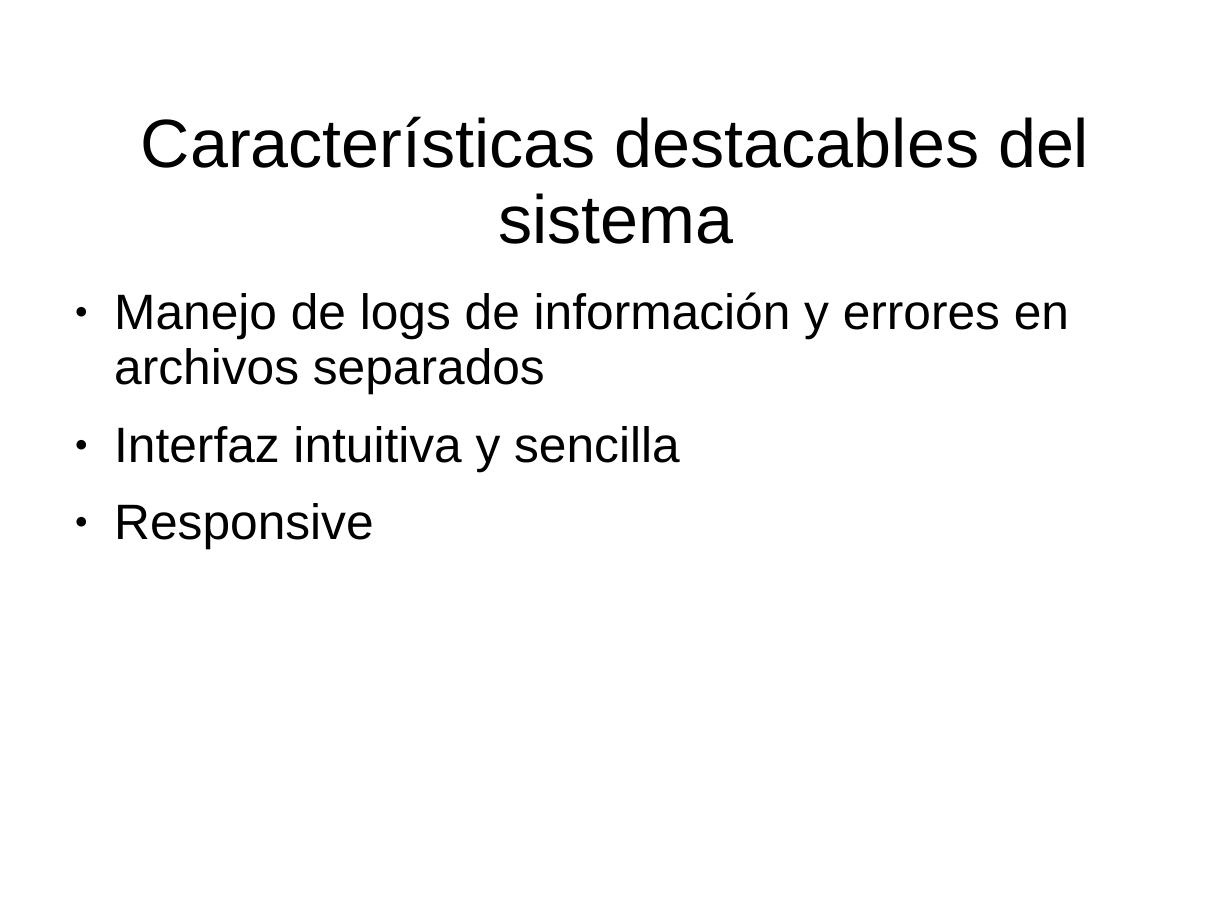
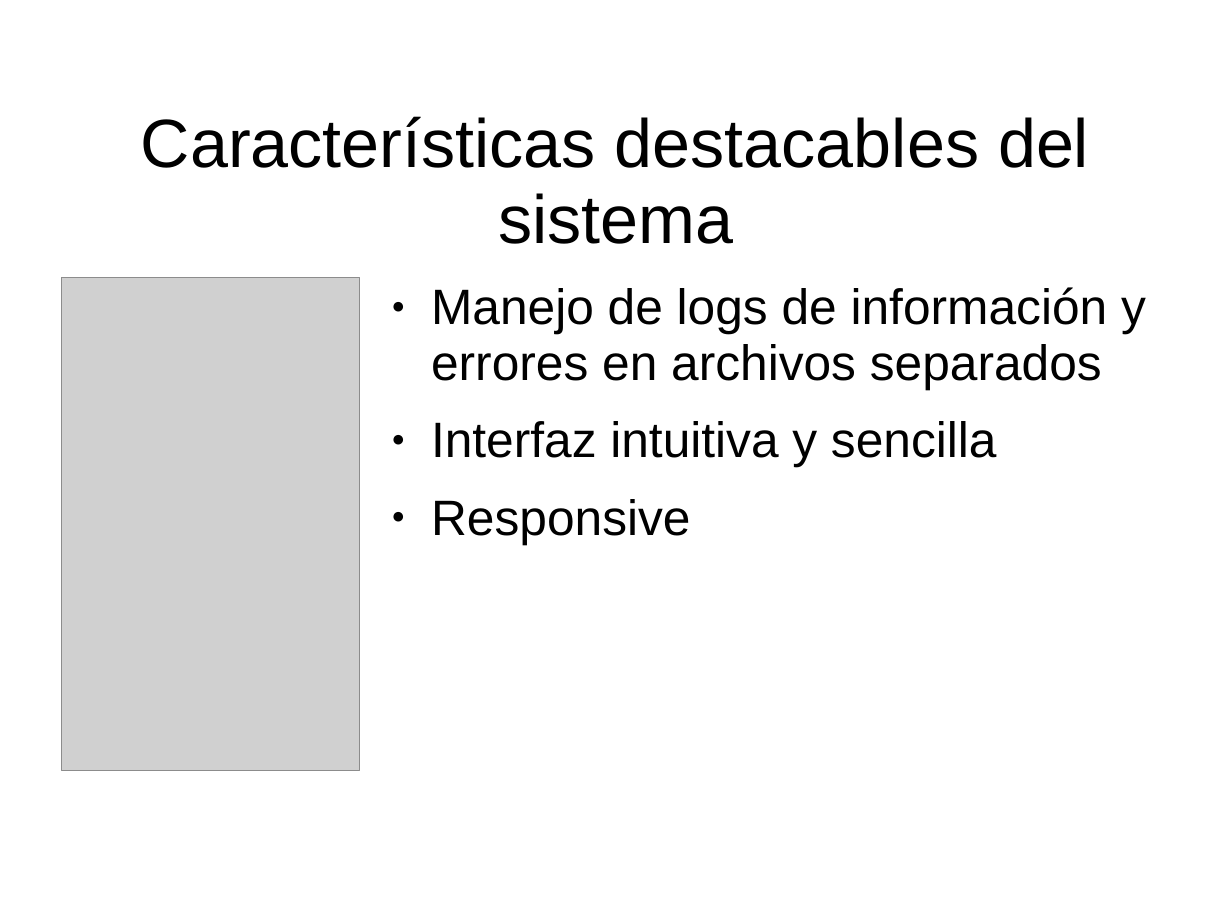
Before and after one commit to afichera/deukin, a slide deck: slide 10 of presentación.ppt. Drawn at 1232x924 pixels with LibreOffice and Linux fonts; fonts in the diff are those of the drawing; grey boxes stand for pictures; background and template pictures are left out. Boxes give left, top, right and bottom in pixels: in the first picture for what was removed or moved away, otherwise in the second. Text is boxed around its words. In the diff, an @@ line names an element or a change of style, - is before the commit and + after.

```diff
--- a/presentación.ppt
+++ b/presentación.ppt
@@ picture added at box(61, 277, 360, 770) @@
@@ text "Manejo de logs de información ..." rewrapped from box(114, 292, 1069, 549) to box(431, 287, 1146, 544) @@
```
Also in this commit, not shown: 5 other slides changed, 2 slides added, 3 slides removed.
